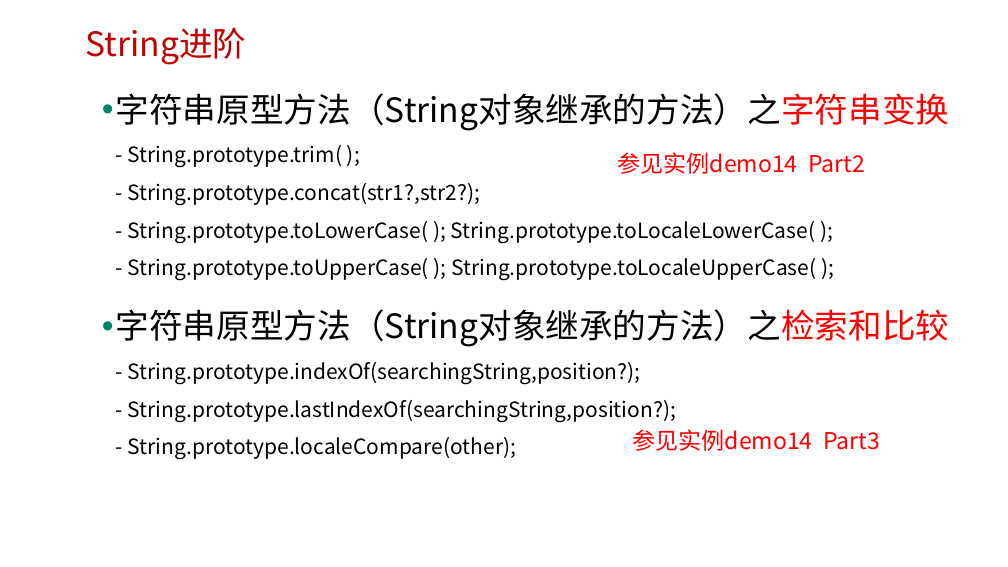
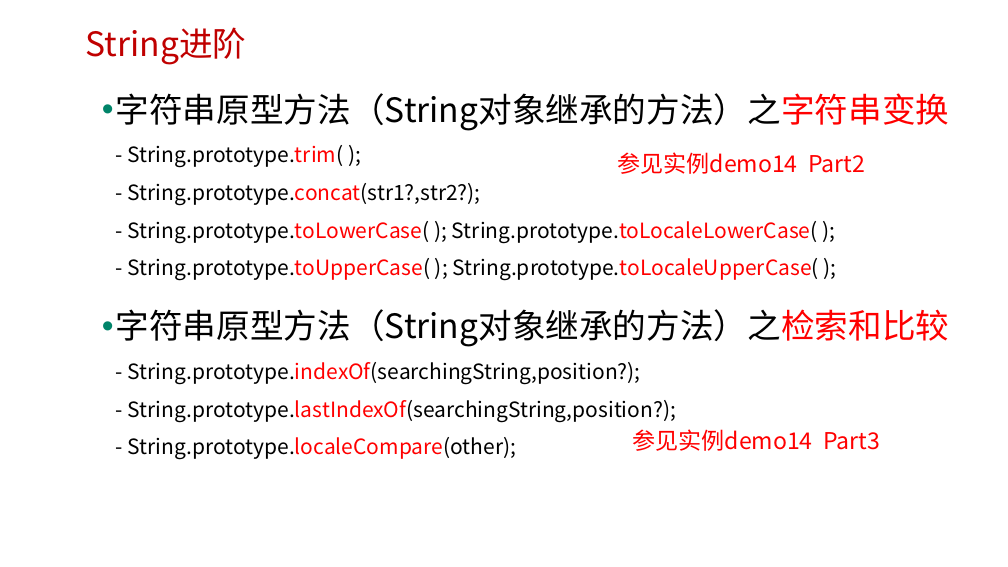
Before and after one commit to edu2act/course-javascript-advanced, a slide deck: slide 9 of 课程PPT/03.基本（原始）数据类型进阶.pptx. Drawn at 1008x567 pixels with LibreOffice and Linux fonts; fonts in the diff are those of the drawing; background and template pictures are left out. Boxes give left, top, right and bottom in pixels: in the first picture for what was removed or moved away, otherwise in the second. Text is boxed around its words. In the diff, an @@ line names an element or a change of style, - is before the commit and + after.

```diff
--- a/课程PPT/03.基本（原始）数据类型进阶.pptx
+++ b/课程PPT/03.基本（原始）数据类型进阶.pptx
@@ text "字符串原型方法（String对象继承的方法）之字符串变换 - String.prototype.trim( ); - ..." at <box>116,93,950,460</box>: text colour #000000 to #FF0000 in "String.prototype.trim( String.prototype.concat(str1?,str2?); ...", "String.prototype.indexOf(searchingString,position?); String. ..." @@
```
Also in this commit, not shown: 2 other slides changed.
